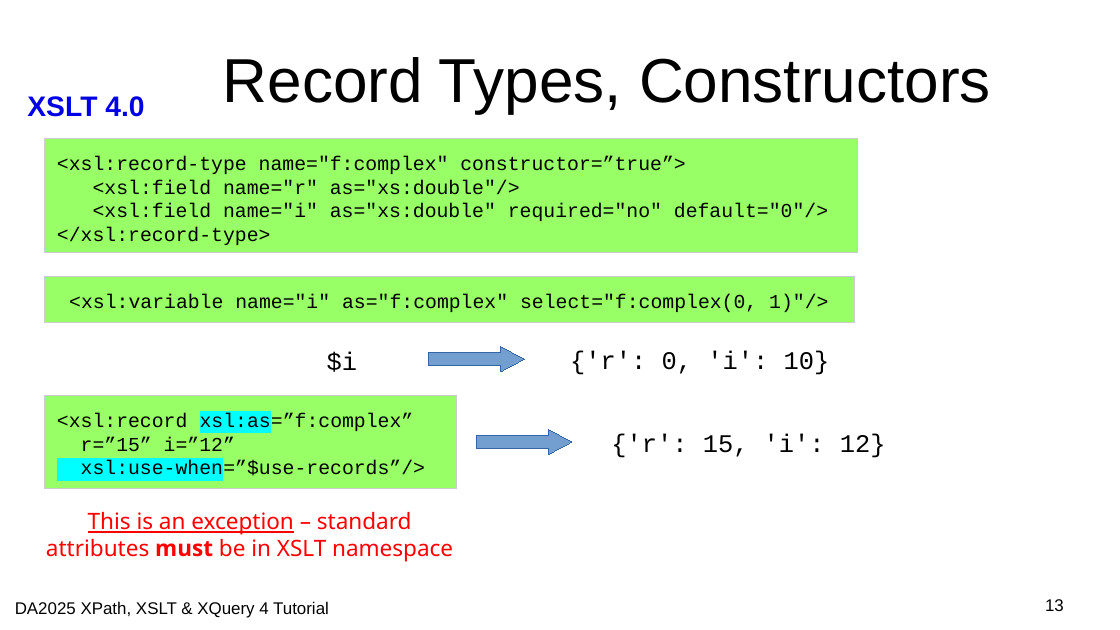
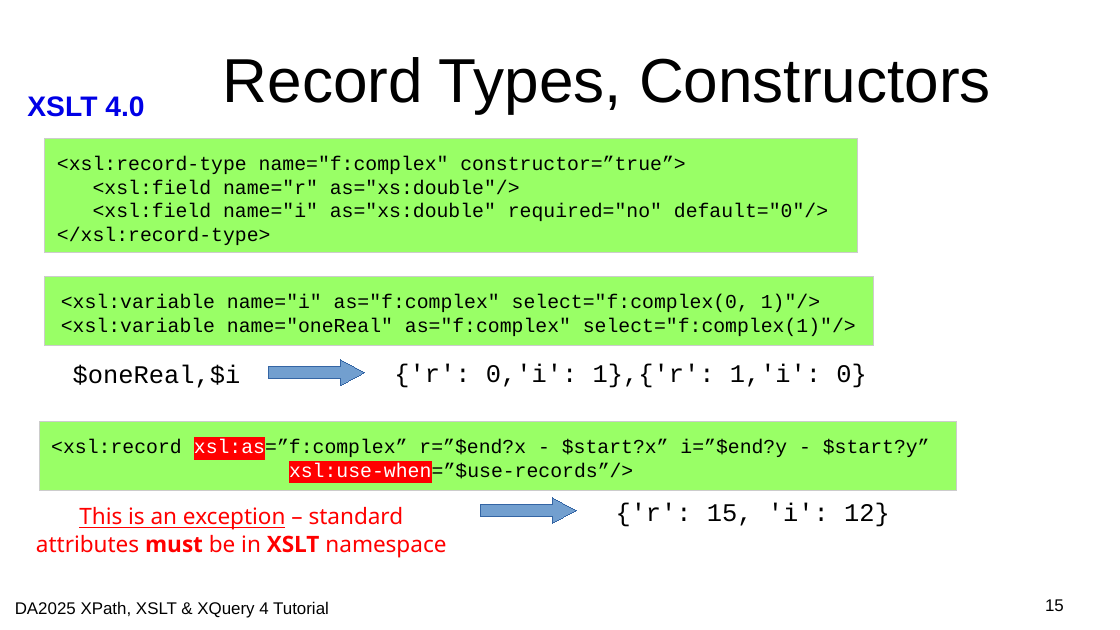
Before and after one commit to johnlumley/johnlumley.github.io, a slide deck: slide 15 of DA2025/slides/QT4-XSLT.odp (slide 13 before the commit). Drawn at 1120x630 pixels with LibreOffice and Linux fonts; fonts in the diff are those of the drawing; background and template pictures are left out. Boxes give left, top, right and bottom in pixels: in the first picture for what was removed or moved away, otherwise in the second. Text is boxed around its words. In the diff, an @@ line names an element or a change of style, - is before the commit and + after.

Commit message:
Updated slidesets for XLST & F&O; incorporation of equivalent functions in XSLT

```diff
--- a/DA2025/slides/QT4-XSLT.odp
+++ b/DA2025/slides/QT4-XSLT.odp
@@ rectangle "<xsl:variable name="i" as="f:complex" select="f:complex(0, 1 ...": place and size @@
-rectangle "<xsl:variable name="i" as="f:complex" select="f:complex(0, 1 ..." at (45, 276, 855, 323)
+rectangle "<xsl:variable name="i" as="f:complex" select="f:complex(0, 1 ..." at (45, 276, 873, 346)
@@ text in rectangle at (61, 318, 856, 336): paragraph added @@
+<xsl:variable name="oneReal" as="f:complex" select="f:complex(1)"/>
@@ text at (73, 364, 241, 388): text changed @@
-$i
+$oneReal,$i
@@ right arrow: place and size @@
-right arrow at (429, 347, 524, 372)
+right arrow at (269, 360, 365, 385)
@@ text at (394, 363, 866, 388): text changed @@
-{'r': 0, 'i': 10}
+{'r': 0,'i': 1},{'r': 1,'i': 0}
@@ rectangle "<xsl:record xsl:as=”f:complex” r=”$end?x - $start?x” ...": place and size @@
-rectangle "<xsl:record xsl:as=”f:complex” r=”$end?x - $start?x” ..." at (45, 396, 456, 489)
+rectangle "<xsl:record xsl:as=”f:complex” r=”$end?x - $start?x” ..." at (40, 422, 956, 491)
@@ text in rectangle at (51, 439, 930, 483): text changed @@
-<xsl:record xsl:as=”f:complex” r=”15” i=”12”
-xsl:use-when=”$use-records”/>
+<xsl:record xsl:as=”f:complex” r=”$end?x - $start?x” i=”$end?y - $start?y”
+xsl:use-when=”$use-records”/>
@@ text "This is an exception – ...": place and size @@
-text "This is an exception – ..." at (46, 512, 453, 562)
+text "This is an exception – ..." at (36, 507, 446, 558)
@@ text "This is an exception – ..." at (36, 507, 446, 558): bold on in "XSLT" @@
@@ right arrow: place and size @@
-right arrow at (477, 429, 572, 454)
+right arrow at (481, 498, 576, 523)
@@ text "{'r': 15, 'i': 12}": place and size @@
-text "{'r': 15, 'i': 12}" at (611, 434, 886, 458)
+text "{'r': 15, 'i': 12}" at (616, 502, 890, 527)
@@ page number at (1045, 599, 1064, 611): text changed @@
-13
+15
```
Also in this commit, not shown: 7 other slides changed, 4 slides added, 1 slide removed, 20 other files.
